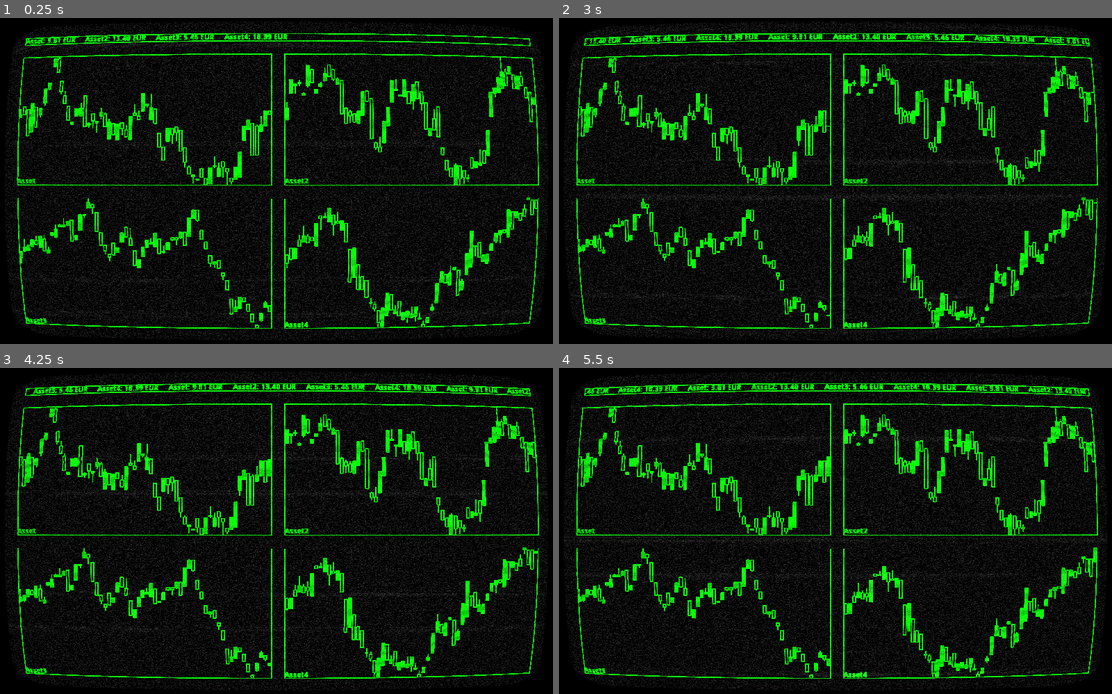
Above: before the commit, frames 1-4 (two rows, left to right).
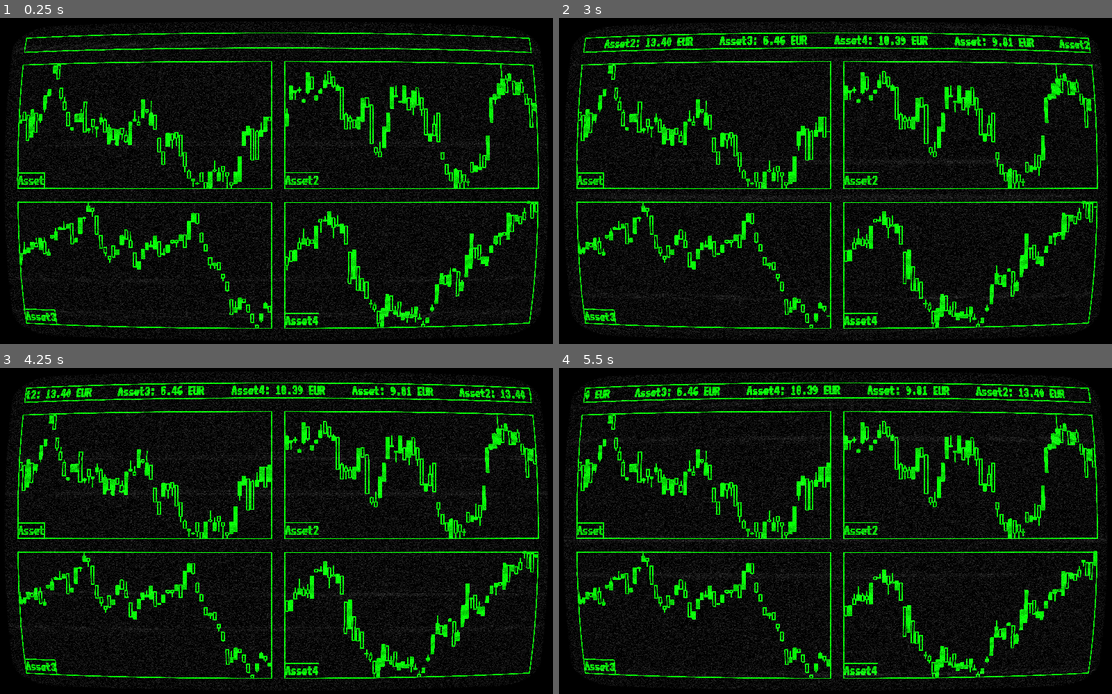
Above: after the commit, the same moments.

Repository: leopnt/hold-my-trade
Game: Godot game, scene res://scenes/Main.tscn
Same seed, same stepped clock (60 frames per second), same inputs: the game is played once before the commit and once after it.
Inputs:
- Up to frame 1 (0.25 s): no input
- Up to frame 2 (3 s): no input
- Up to frame 3 (4.25 s): no input
- Up to frame 4 (5.5 s): no input

The runs differ from the first frame. In frame 1, 7.6% of the frame differs, in the area x 3-98%, y 4-96%; in frame 2, 8.4%; in frame 3, 8.4%; in frame 4, 8.4%.

Commit message:
add VT323 font

Diff:
--- /dev/null
+++ b/fonts/VT323/VT323.tres
@@ -0,0 +1,7 @@
+[gd_resource type="DynamicFont" load_steps=2 format=2]
+
+[ext_resource path="res://fonts/VT323/VT323-Regular.ttf" type="DynamicFontData" id=1]
+
+[resource]
+size = 28
+font_data = ExtResource( 1 )
--- a/scenes/Asset.tscn
+++ b/scenes/Asset.tscn
@@ -1,9 +1,18 @@
-[gd_scene load_steps=3 format=2]
+[gd_scene load_steps=5 format=2]
 
 [ext_resource path="res://src/asset.gd" type="Script" id=1]
+[ext_resource path="res://fonts/VT323/VT323.tres" type="DynamicFont" id=2]
 
 [sub_resource type="StyleBoxFlat" id=1]
 bg_color = Color( 0, 0, 0, 0 )
+border_width_left = 1
+border_width_top = 1
+border_width_right = 1
+border_width_bottom = 1
+border_color = Color( 0, 1, 0, 1 )
+
+[sub_resource type="StyleBoxFlat" id=2]
+bg_color = Color( 0, 0, 0, 1 )
 border_width_left = 1
 border_width_top = 1
 border_width_right = 1
@@ -17,3 +26,12 @@
 size_flags_vertical = 3
 custom_styles/panel = SubResource( 1 )
 script = ExtResource( 1 )
+
+[node name="Label" type="Label" parent="."]
+anchor_top = 1.0
+anchor_bottom = 1.0
+margin_top = -31.0
+margin_right = 32.0
+custom_colors/font_color = Color( 0, 1, 0, 1 )
+custom_fonts/font = ExtResource( 2 )
+custom_styles/normal = SubResource( 2 )
--- a/scenes/Main.tscn
+++ b/scenes/Main.tscn
@@ -1,8 +1,9 @@
-[gd_scene load_steps=7 format=2]
+[gd_scene load_steps=8 format=2]
 
 [ext_resource path="res://scenes/DebugUI.tscn" type="PackedScene" id=1]
 [ext_resource path="res://src/main.gd" type="Script" id=2]
 [ext_resource path="res://scenes/Asset.tscn" type="PackedScene" id=3]
+[ext_resource path="res://fonts/VT323/VT323.tres" type="DynamicFont" id=4]
 
 [sub_resource type="StyleBoxFlat" id=1]
 bg_color = Color( 0.6, 0.6, 0.6, 0 )
@@ -289,13 +290,14 @@
 
 [node name="Label" type="Label" parent="CanvasLayer/VSplitContainer"]
 margin_right = 976.0
-margin_bottom = 16.0
+margin_bottom = 31.0
 custom_colors/font_color = Color( 0, 1, 0, 1 )
+custom_fonts/font = ExtResource( 4 )
 custom_styles/normal = SubResource( 1 )
 clip_text = true
 
 [node name="GridContainer" type="GridContainer" parent="CanvasLayer/VSplitContainer"]
-margin_top = 40.0
+margin_top = 55.0
 margin_right = 976.0
 margin_bottom = 552.0
 custom_constants/vseparation = 24
@@ -306,29 +308,29 @@
 anchor_right = 0.0
 anchor_bottom = 0.0
 margin_right = 476.0
-margin_bottom = 244.0
+margin_bottom = 237.0
 
 [node name="Asset2" parent="CanvasLayer/VSplitContainer/GridContainer" instance=ExtResource( 3 )]
 anchor_right = 0.0
 anchor_bottom = 0.0
 margin_left = 500.0
 margin_right = 976.0
-margin_bottom = 244.0
+margin_bottom = 237.0
 
 [node name="Asset3" parent="CanvasLayer/VSplitContainer/GridContainer" instance=ExtResource( 3 )]
 anchor_right = 0.0
 anchor_bottom = 0.0
-margin_top = 268.0
+margin_top = 261.0
 margin_right = 476.0
-margin_bottom = 512.0
+margin_bottom = 497.0
 
 [node name="Asset4" parent="CanvasLayer/VSplitContainer/GridContainer" instance=ExtResource( 3 )]
 anchor_right = 0.0
 anchor_bottom = 0.0
 margin_left = 500.0
-margin_top = 268.0
+margin_top = 261.0
 margin_right = 976.0
-margin_bottom = 512.0
+margin_bottom = 497.0
 
 [node name="ColorRect" type="ColorRect" parent="CanvasLayer"]
 material = SubResource( 3 )
@@ -339,7 +341,7 @@
 autostart = true
 
 [node name="PriceDisplayTicker" type="Timer" parent="."]
-wait_time = 0.1
+wait_time = 0.15
 autostart = true
 
 [node name="PriceDisplayFetcher" type="Timer" parent="."]
--- a/src/asset.gd
+++ b/src/asset.gd
@@ -21,6 +21,8 @@
     for _i in range(time_window):
         self.tick()
 
+    $Label.text = name
+
 func curr_price() -> float:
     return _price_stack[-1]
 
@@ -31,11 +33,6 @@
         var candle = candle_list[i]
         _draw_candle(i, candle,
             (_price_history + _price_stack).min(), (_price_history + _price_stack).max())
-
-    var label = Label.new()
-    var font = label.get_font("")
-    draw_string(font, Vector2(0, rect_size.y - 3), name, Color.green)
-    label.free()
 
 func _get_candle_list():
     var candle_list = []
--- a/src/main.gd
+++ b/src/main.gd
@@ -15,7 +15,6 @@
 
 func _on_PriceDisplayTicker_timeout():
     var label = $CanvasLayer/VSplitContainer/Label
-    #print(label.get_font("normal_font").get_string_size(label.text))
     label.text = prices_text_buf
 
     var width = label.get_font("normal_font").get_string_size(prices_text_buf).x
Not shown, added: fonts/VT323/OFL.txt
Binary file added: fonts/VT323/VT323-Regular.ttf
